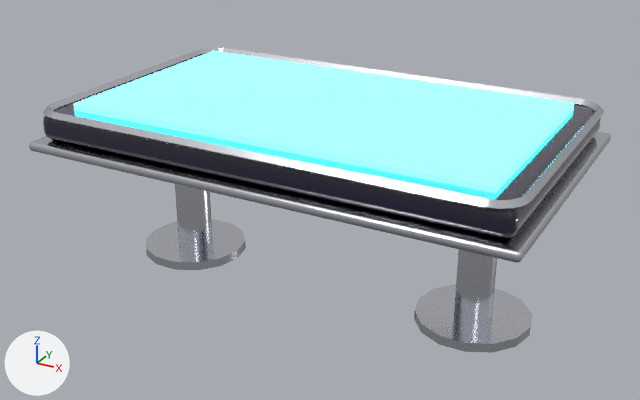
Renders of the glTF model public/assets/interiors/palco/table_lounge_glow.glb from each side of a commit.
The view is the same before and after, from a 50 mm camera at (0.836, -1.536, 0.964) aimed at (-0.005, -0.007, 0.199). The lights are fixed; the arrows at lower left show +X, +Y and +Z. The picture after the commit comes second.

Names of what the first picture shows: 'table_lounge_glow'.
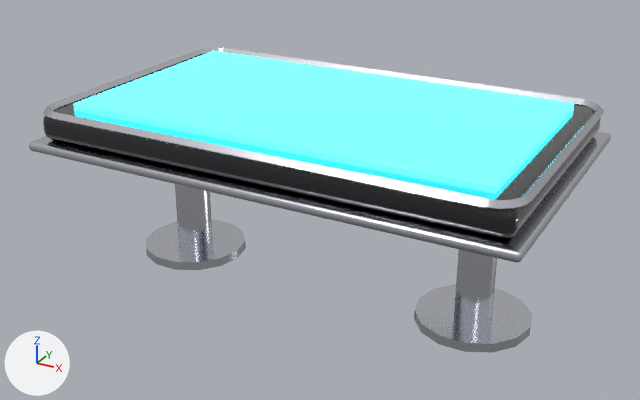
What differs and where, as boxes [x1, y1, x2, y2] in the pictures (640 x 400 px):
'table_lounge_glow', recoloured
    both: [65, 48, 583, 232]

Diff of the bpy script that builds the scene:
```diff
--- a/public/assets/interiors/palco/table_lounge_glow.glb.py
+++ b/public/assets/interiors/palco/table_lounge_glow.glb.py
@@ mat_glow2_009 @@
 mat_glow2_009.roughness = 0.3
-mat_glow2_009.emission_color = (0.0782, 0.871, 1.0)  # cyan #4ff0ff
+mat_glow2_009.emission_color = (0.0395, 0.807, 1.0)  # cyan #38e8ff
 mat_glow2_009.emission_strength = 4.0
```
